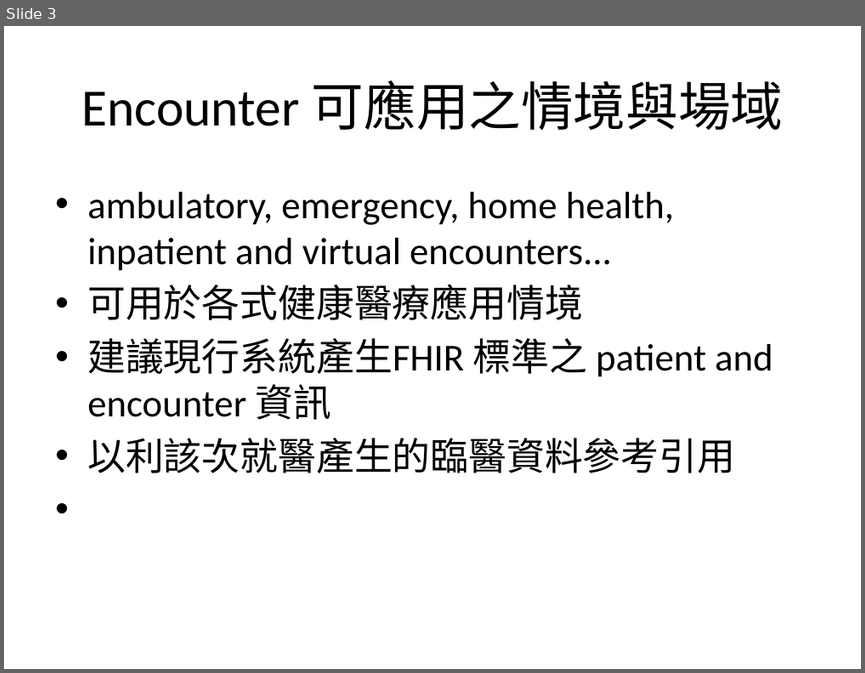
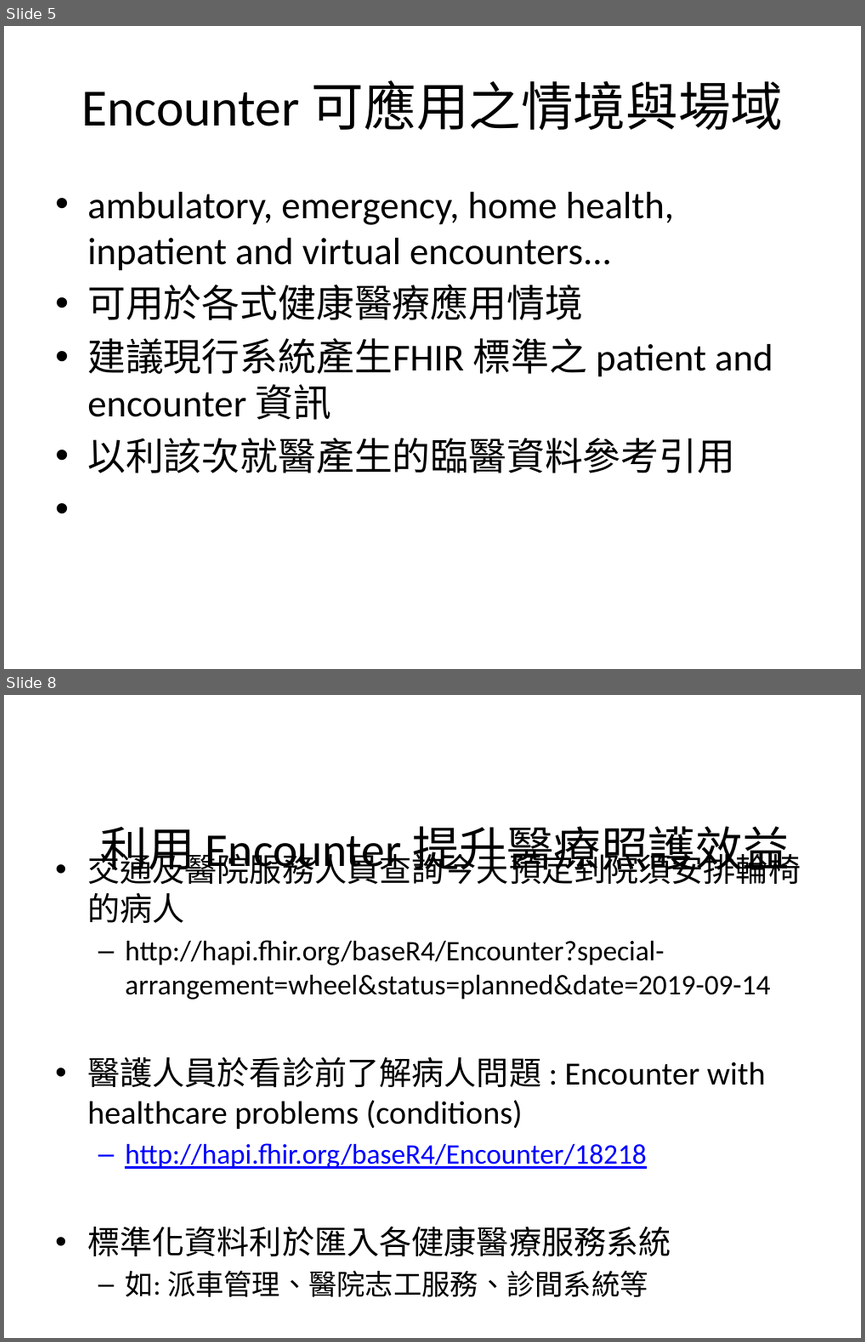
Before and after one commit to mos2718/FHIRspec, a slide deck: Spec/Encounter.pptx. Shown one above the other, each under a label of ours: slide 3 before the commit, slides 5 and 8 after it; the slides between them are not shown. The pictures are 865x673 and 865x1342 pixels, drawn with LibreOffice and Linux fonts; fonts in the diff are those of the drawing. Boxes give left, top, right and bottom in pixels: in the first picture for what was removed or moved away, otherwise in the second. Text is boxed around its words. In the diff, an @@ line names an element or a change of style, - is before the commit and + after.

```diff
--- a/Spec/Encounter.pptx
+++ b/Spec/Encounter.pptx
@@ slide 8 added at [4,695,861,1338], background #FFFFFF @@
@@ title added at [101,826,790,878], 39.6 pt, text #000000 @@
+利用 Encounter 提升醫療照護效益
@@ text added at [87,848,800,1297], 23.8 pt, text #000000 @@
+• 交通及醫院服務人員查詢今天預定到院須安排輪椅的病人
+  – http://hapi.fhir.org/baseR4/Encounter?special-arrangement=wheel&status=planned&date=2019-09-14
+• 醫護人員於看診前了解病人問題 : Encounter with healthcare problems (conditions)
+  – http://hapi.fhir.org/baseR4/Encounter/18218
+• 標準化資料利於匯入各健康醫療服務系統
+  – 如: 派車管理、醫院志工服務、診間系統等
@@ what was slide 3 is now slide 5 @@
```
Also in this commit, not shown: 1 slide changed, 18 other slides added, 6 other files.
